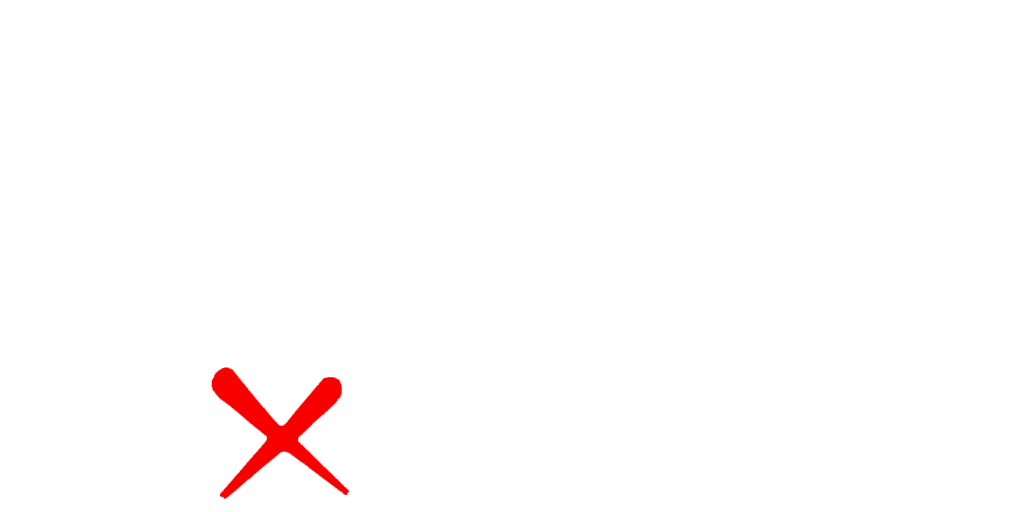
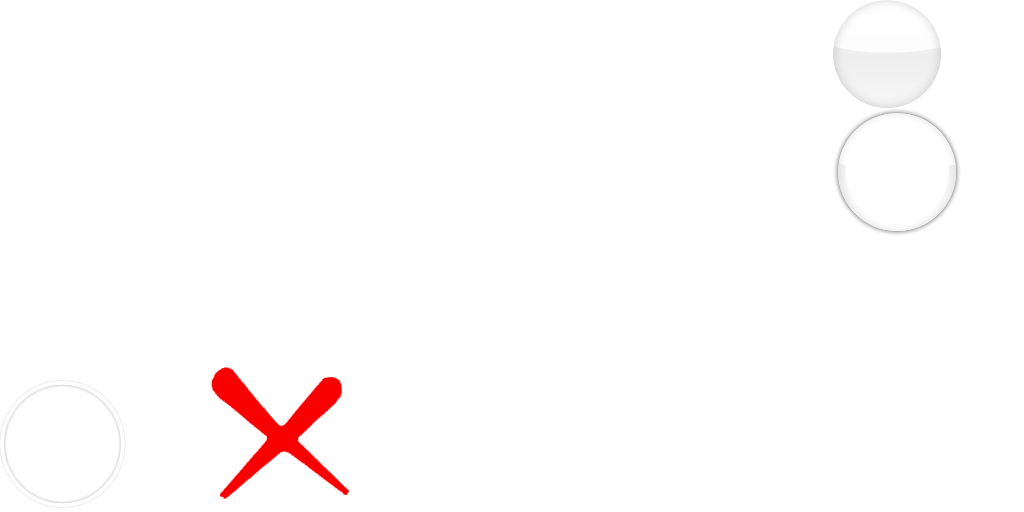
Comparing the layer stacks of the two 1024px x 512px images. Changes:
added group "Approach Circle" with 1 layers above "Hit Circle Overlay" over [0, 380, 126, 508]
added layer "Layer 4" in group "Approach Circle" over [0, 380, 126, 508]
added group "Hit Circle Overlay" with 1 layers above "Hit Circle" over [833, 108, 961, 236]
added layer "Layer 3" in group "Hit Circle Overlay" over [833, 108, 961, 236]
added group "Hit Circle" with 1 layers above "Slider Score Point" over [833, 0, 941, 108]
added layer "Layer 2" in group "Hit Circle" over [833, 0, 941, 108]
